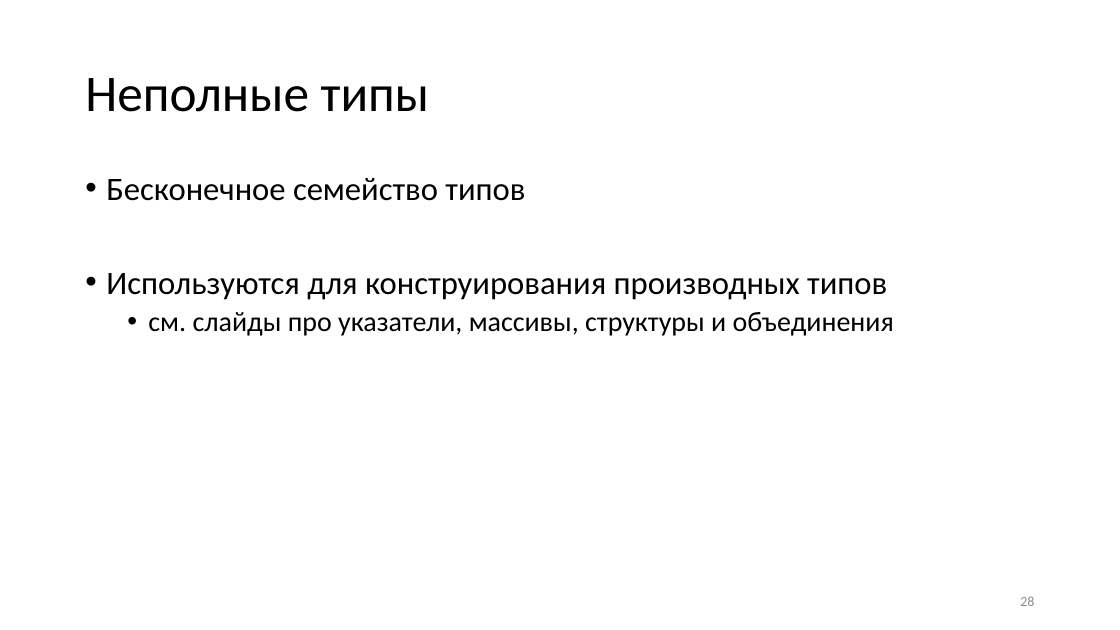
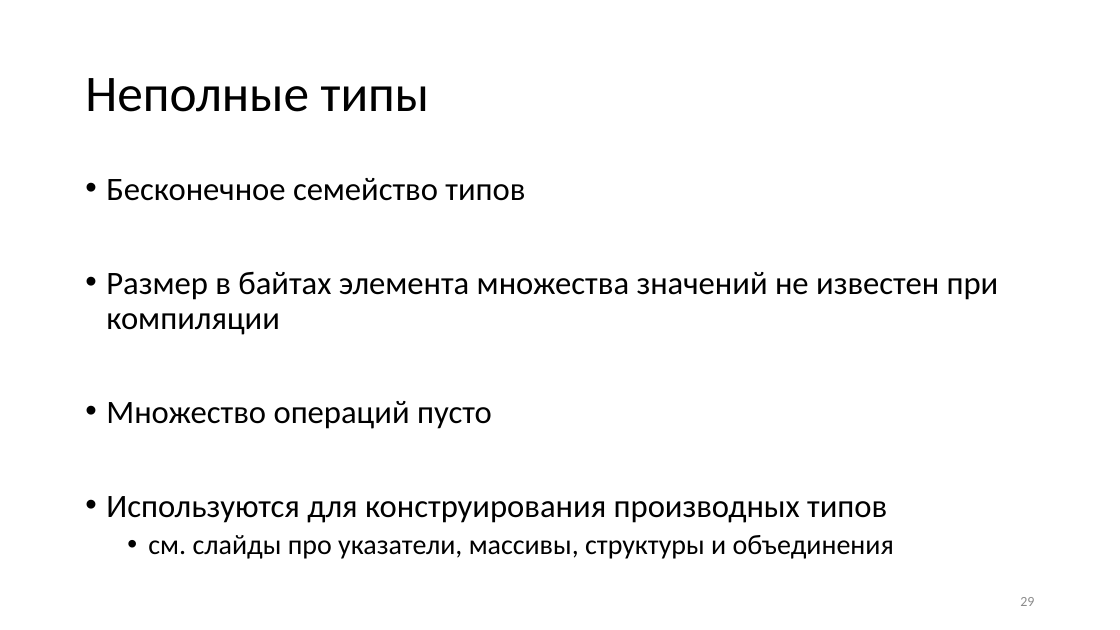
Before and after one commit to Evgueni-Petrov-aka-espetrov/Algorithms-and-Programming-in-C-pptx, a slide deck: slide 29 of 03.5 Типы языка С.pptx (slide 28 before the commit). Drawn at 1120x630 pixels with LibreOffice and Linux fonts; fonts in the diff are those of the drawing. Boxes give left, top, right and bottom in pixels: in the first picture for what was removed or moved away, otherwise in the second. Text is boxed around its words. In the diff, an @@ line names an element or a change of style, - is before the commit and + after.

```diff
--- a/03.5 Типы языка С.pptx
+++ b/03.5 Типы языка С.pptx
@@ text at [106, 271, 999, 429]: paragraphs added @@
+• Размер в байтах элемента множества значений не известен при компиляции
+• Множество операций пусто
@@ page number at [1020, 597, 1034, 606]: text changed @@
-28
+29
```
Also in this commit, not shown: 19 other slides changed, 4 slides added, 6 slides removed.
